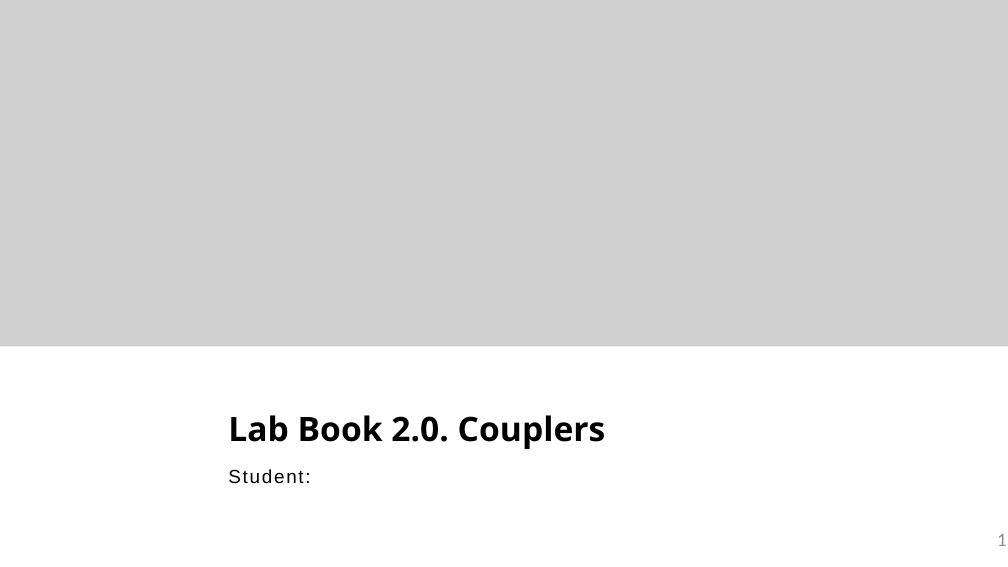
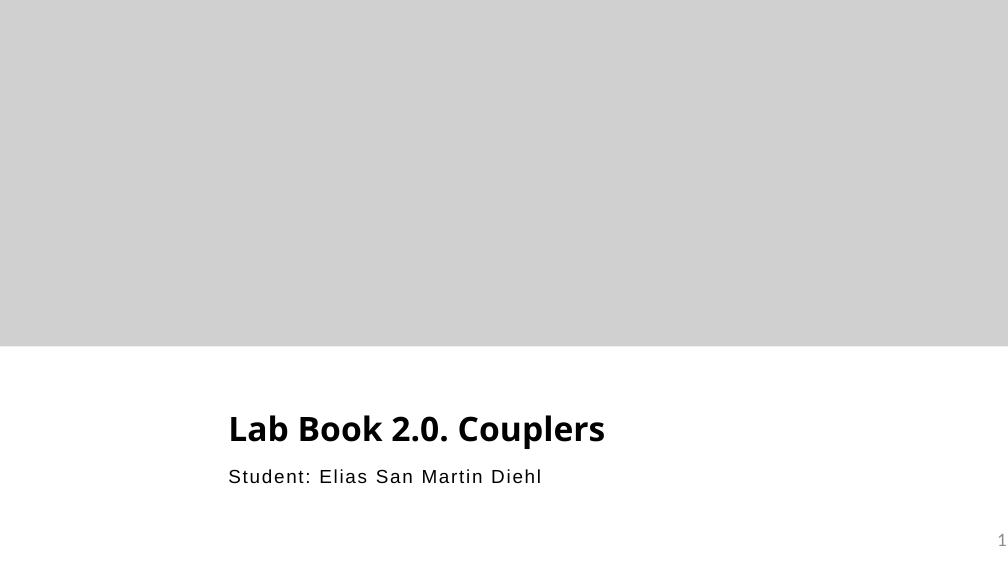
Before and after one commit to remoteaccc331/cifoin-lab2, a slide deck: slide 1 of LabBook_20.pptx. Drawn at 1008x567 pixels with LibreOffice and Linux fonts; fonts in the diff are those of the drawing; grey boxes stand for pictures; background and template pictures are left out. Boxes give left, top, right and bottom in pixels: in the first picture for what was removed or moved away, otherwise in the second. Text is boxed around its words. In the diff, an @@ line names an element or a change of style, - is before the commit and + after.

Commit message:
Actualizado LabBook_20.pptx

```diff
--- a/LabBook_20.pptx
+++ b/LabBook_20.pptx
@@ text at <box>228,469,541,484</box>: text changed @@
-Student:
+Student: Elias San Martin Diehl
```
